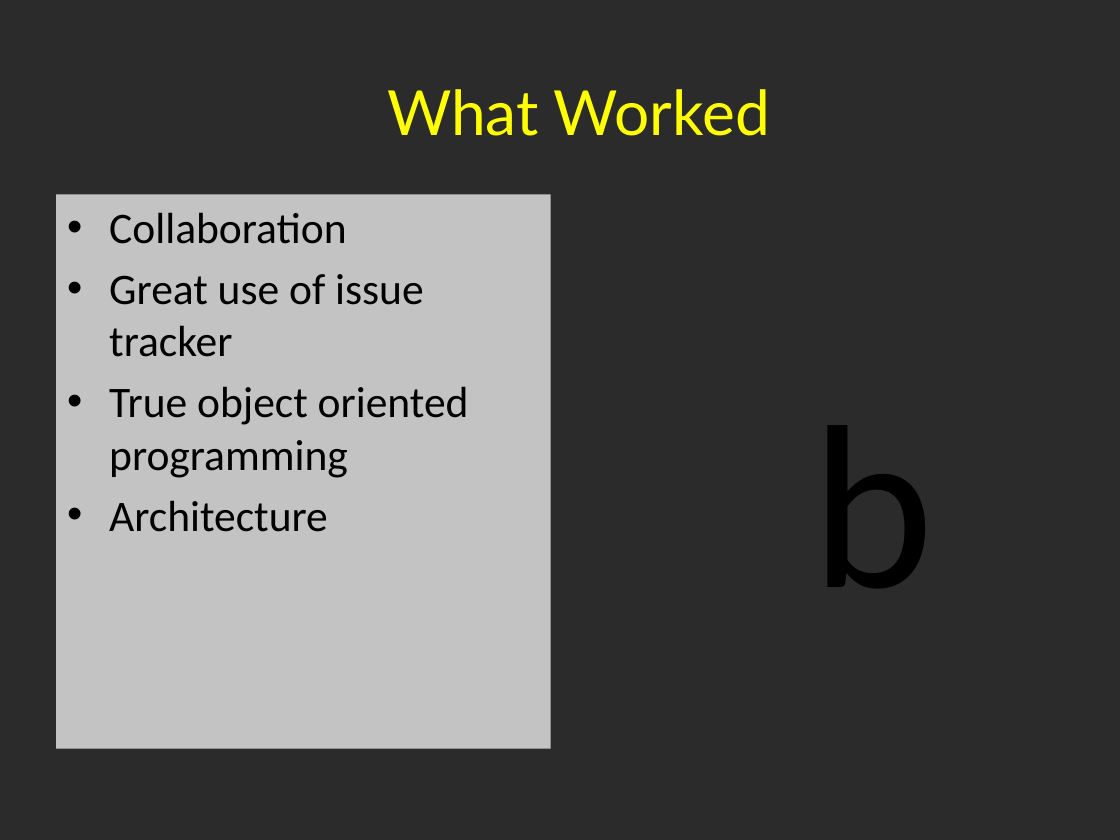
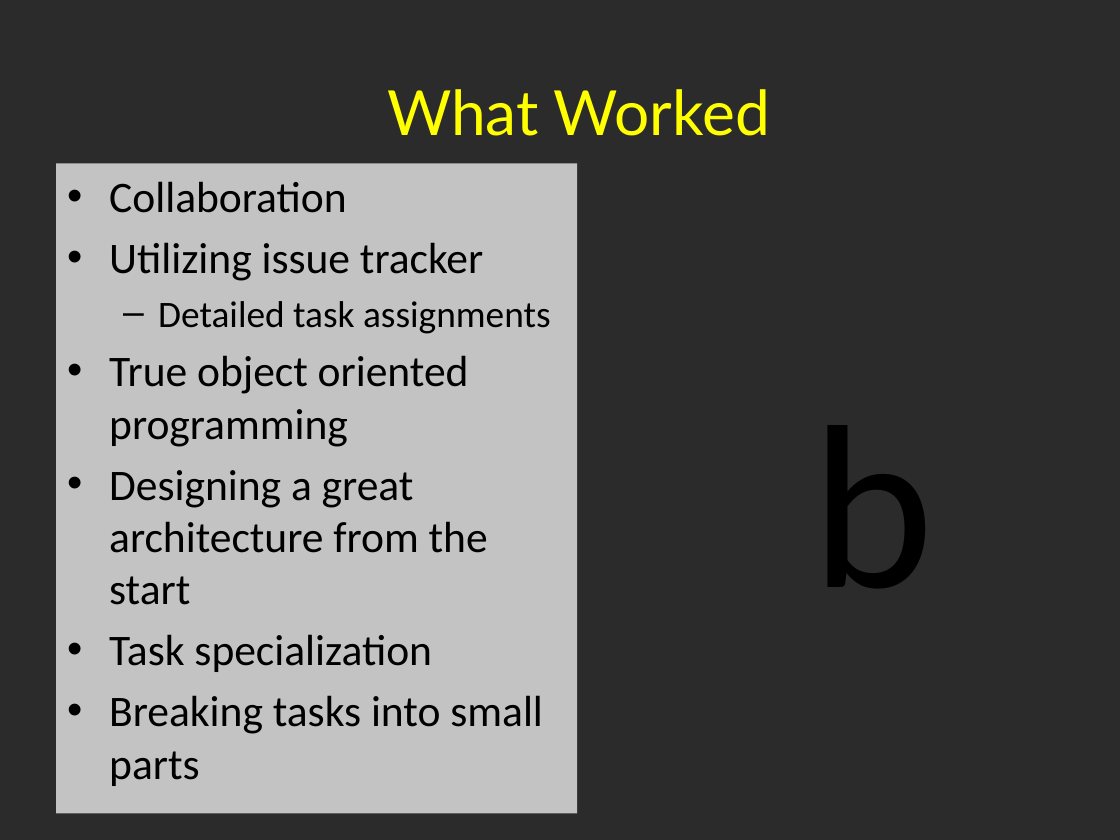
Before and after one commit to shalynnho/pokemonfactory, a slide deck: slide 4 of FactoryPresentation.pptx (slide 3 before the commit). Drawn at 1120x840 pixels with LibreOffice and Linux fonts; fonts in the diff are those of the drawing; background and template pictures are left out; a plain dark background stands for a picture behind light text. Boxes give left, top, right and bottom in pixels: in the first picture for what was removed or moved away, otherwise in the second. Text is boxed around its words. In the diff, an @@ line names an element or a change of style, - is before the commit and + after.

```diff
--- a/FactoryPresentation.pptx
+++ b/FactoryPresentation.pptx
@@ text "Collaboration": place and size @@
-text "Collaboration" at bbox=[56, 194, 551, 748]
+text "Collaboration" at bbox=[56, 164, 577, 814]
@@ text at bbox=[109, 242, 551, 334]: text changed; size 28 to 24 pt @@
-• Great use of issue tracker
+• Utilizing issue tracker
+  – Detailed task assignments
@@ text at bbox=[109, 470, 543, 786]: text changed @@
-• Architecture
+• Designing a great architecture from the start
+• Task specialization
+• Breaking tasks into small parts
```
Also in this commit, not shown: 6 other slides changed.
